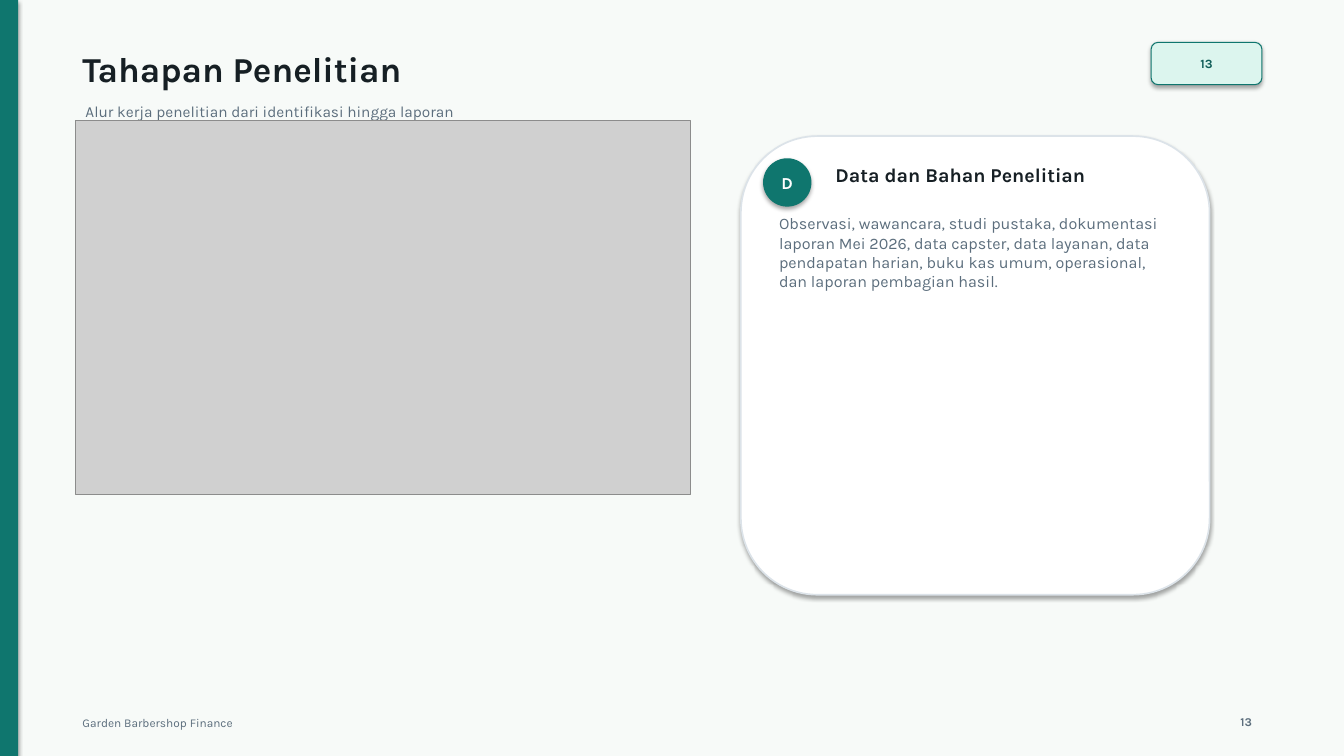
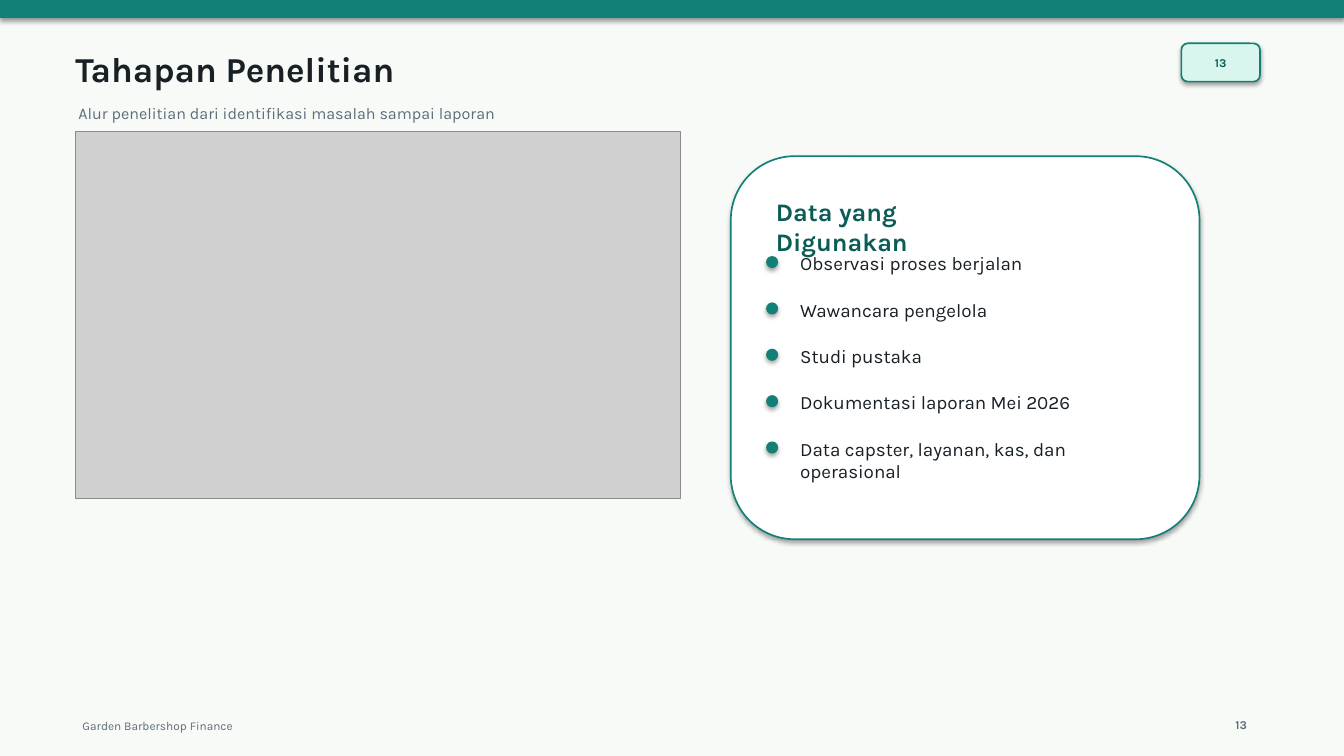
Before and after one commit to Anamsyahrul/garden_barbershop_finance, a slide deck: slide 13 of docs/Slides Proposal Skripsi.pptx. Drawn at 1344x756 pixels with LibreOffice and Linux fonts; fonts in the diff are those of the drawing; grey boxes stand for pictures. Boxes give left, top, right and bottom in pixels: in the first picture for what was removed or moved away, otherwise in the second. Text is boxed around its words. In the diff, an @@ line names an element or a change of style, - is before the commit and + after.

```diff
--- a/docs/Slides Proposal Skripsi.pptx
+++ b/docs/Slides Proposal Skripsi.pptx
@@ background #F7FAF8 to #F8FAF7 @@
@@ rectangle removed at (0, 0, 18, 756) @@
@@ rectangle added at (0, 0, 1344, 18), fill #128076 @@
@@ text "Tahapan Penelitian": place and size @@
-text "Tahapan Penelitian" at (82, 57, 402, 91)
+text "Tahapan Penelitian" at (75, 57, 395, 91)
@@ text "Tahapan Penelitian" at (75, 57, 395, 91): text colour #161F24 to #182026 @@
@@ text "13": place and size @@
-text "13" at (1200, 59, 1212, 68)
+text "13" at (1215, 59, 1227, 67)
@@ text "13" at (1215, 59, 1227, 67): size 9 to 8.5 pt, text colour #115E59 to #0C5C56 @@
@@ rounded rectangle: place and size @@
-rounded rectangle at (1151, 42, 1262, 85)
+rounded rectangle at (1182, 43, 1260, 82)
@@ rounded rectangle at (1182, 43, 1260, 82): fill #DCF5EE to #D8F6EE; outline #0F766E 0.75 pt to #128076 1.2 pt @@
@@ text at (78, 108, 495, 123): text changed; size 11 to 11.5 pt; text colour #5C6E7D to #5C6D7B @@
-Alur kerja penelitian dari identifikasi hingga laporan
+Alur penelitian dari identifikasi masalah sampai laporan
@@ picture: place and size @@
-picture at (76, 121, 691, 494)
+picture at (76, 131, 681, 498)
@@ rounded rectangle: place and size @@
-rounded rectangle at (741, 136, 1210, 595)
+rounded rectangle at (731, 156, 1200, 539)
@@ rounded rectangle at (731, 156, 1200, 539): outline #DCE3E9 1.2 pt to #128076 1.2 pt @@
@@ ellipse removed at (763, 158, 812, 207) @@
@@ text removed at (781, 178, 793, 189) @@
-D
@@ text added at (776, 204, 908, 258), 18 pt, text #0C5C56, bold @@
+Data yang Digunakan
@@ text removed at (779, 218, 1157, 291) @@
-Observasi, wawancara, studi pustaka, dokumentasi laporan Mei 2026, data capster, data layanan, data pendapatan harian, buku kas umum, operasional, dan laporan pembagian hasil.
@@ ellipse added at (766, 256, 778, 268), fill #128076 @@
@@ text at (800, 253, 1023, 275): text changed; size 14 to 13.5 pt; text colour #161F24 to #182026; bold off @@
-Data dan Bahan Penelitian
+Observasi proses berjalan
@@ ellipse added at (766, 302, 778, 315), fill #128076 @@
@@ text added at (800, 304, 987, 322), 13.5 pt, text #182026 @@
+Wawancara pengelola
@@ ellipse added at (766, 349, 778, 361), fill #128076 @@
@@ text added at (800, 350, 922, 368), 13.5 pt, text #182026 @@
+Studi pustaka
@@ ellipse added at (766, 395, 778, 407), fill #128076 @@
@@ text added at (800, 396, 1070, 414), 13.5 pt, text #182026 @@
+Dokumentasi laporan Mei 2026
@@ ellipse added at (766, 442, 778, 454), fill #128076 @@
@@ text added at (800, 443, 1066, 483), 13.5 pt, text #182026 @@
+Data capster, layanan, kas, dan operasional
@@ text "Garden Barbershop Finance" at (82, 722, 233, 733): text colour #5C6E7D to #5C6D7B @@
@@ text "13" at (1235, 721, 1247, 729): text colour #5C6E7D to #5C6D7B @@
```
Also in this commit, not shown: 11 other slides changed, 6 slides added, 6 slides removed.
